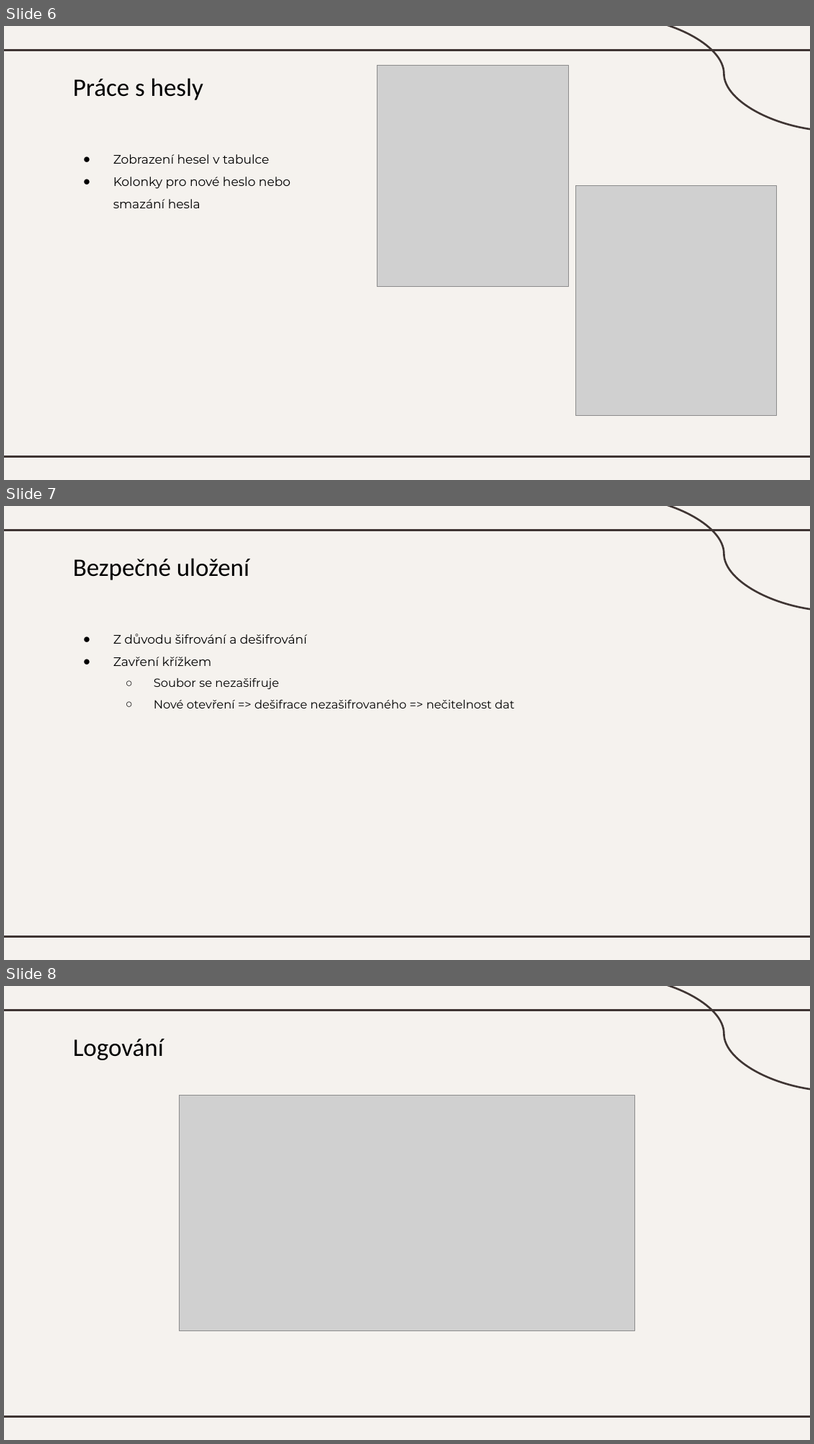
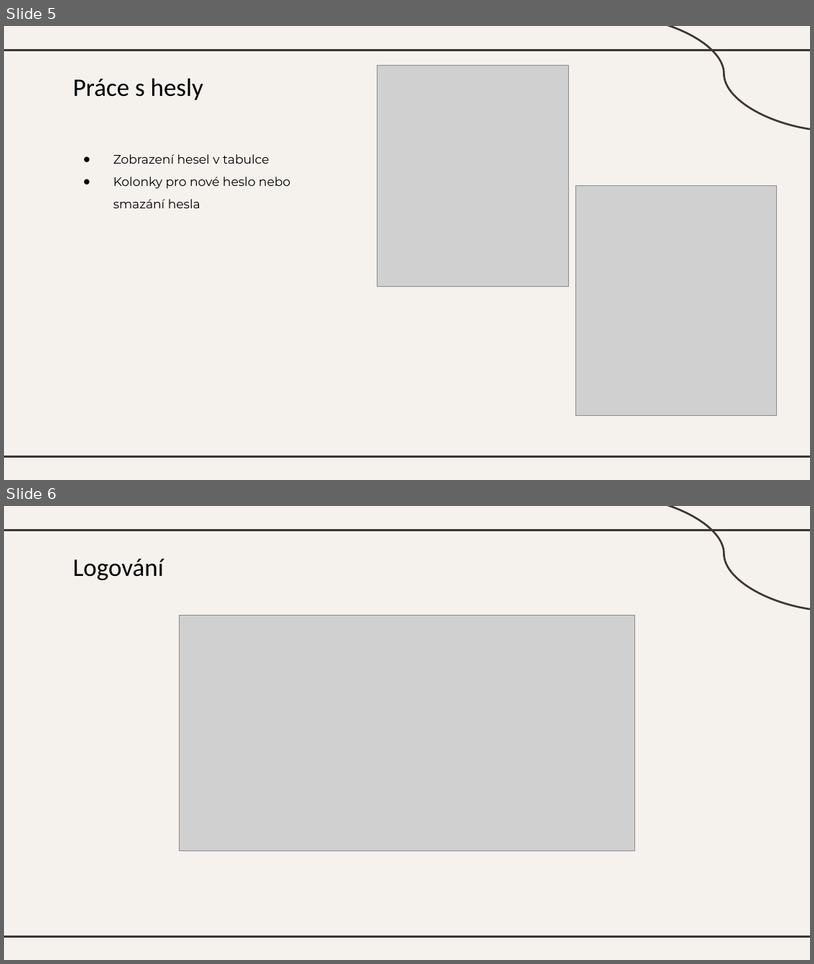
Before and after one commit to VojtechVac/AKR_Project, a slide deck: Prezentace.PPTX. Shown one above the other, each under a label of ours: slides 6, 7 and 8 before the commit, slides 5 and 6 after it. The pictures are 814x1444 and 814x964 pixels, drawn with LibreOffice and Linux fonts; fonts in the diff are those of the drawing; grey boxes stand for pictures. Boxes give left, top, right and bottom in pixels: in the first picture for what was removed or moved away, otherwise in the second. Text is boxed around its words. In the diff, an @@ line names an element or a change of style, - is before the commit and + after.

Commit message:
Odobrany slide s bezpecnym ukoncenim, zmena poradia

```diff
--- a/Prezentace.PPTX
+++ b/Prezentace.PPTX
@@ slide 7 removed at bbox=[4, 506, 810, 960], background #F5F2EE; not listed: 3 template elements that a slide beside it also shows @@
@@ title removed at bbox=[73, 558, 250, 580] @@
-Bezpečné uložení
@@ text removed at bbox=[113, 633, 514, 708] @@
-● Z důvodu šifrování a dešifrování
-● Zavření křížkem
-  ○ Soubor se nezašifruje
-  ○ Nové otevření => dešifrace nezašifrovaného => nečitelnost dat
@@ what was slide 6 is now slide 5 @@
@@ what was slide 8 is now slide 6 @@
```
